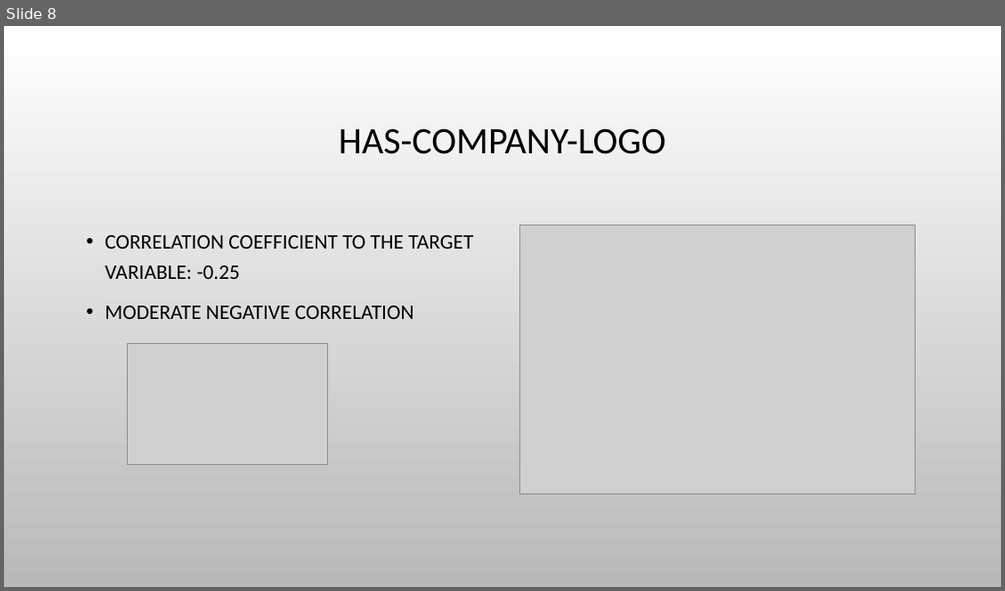
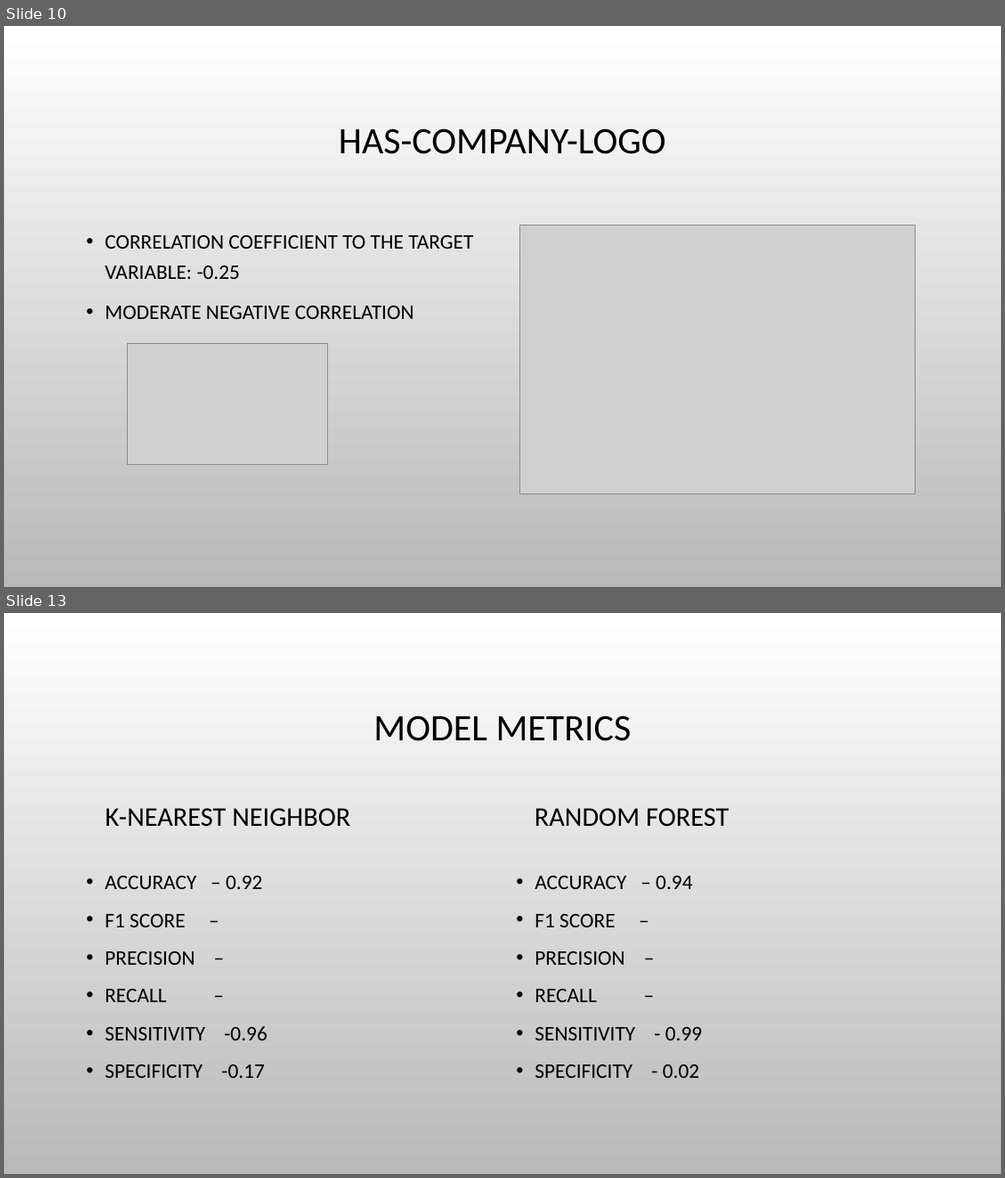
Before and after one commit to hjyoon16/Fake_Job_Post_Classification, a slide deck: 502projectPresentation.pptx. Shown one above the other, each under a label of ours: slide 8 before the commit, slides 10 and 13 after it; the slides between them are not shown. The pictures are 1005x591 and 1005x1178 pixels, drawn with LibreOffice and Linux fonts; fonts in the diff are those of the drawing; grey boxes stand for pictures; background and template pictures are left out. Boxes give left, top, right and bottom in pixels: in the first picture for what was removed or moved away, otherwise in the second. Text is boxed around its words. In the diff, an @@ line names an element or a change of style, - is before the commit and + after.

```diff
--- a/502projectPresentation.pptx
+++ b/502projectPresentation.pptx
@@ slide 13 added at [4,613,1001,1174], background picture (left out) @@
@@ title added at [373,715,631,741], 36 pt, text #000000 @@
+MODEL METRICS
@@ text added at [105,808,350,827], 26 pt, text #000000 @@
+K-NEAREST NEIGHBOR
@@ text added at [534,808,728,827], 26 pt, text #000000 @@
+RANDOM FOREST
@@ text added at [105,876,267,1078], 20 pt, text #000000 @@
+• ACCURACY – 0.92
+• F1 SCORE –
+• PRECISION –
+• RECALL –
+• SENSITIVITY -0.96
+• SPECIFICITY -0.17
@@ text added at [534,876,702,1078], 20 pt, text #000000 @@
+• ACCURACY – 0.94
+• F1 SCORE –
+• PRECISION –
+• RECALL –
+• SENSITIVITY - 0.99
+• SPECIFICITY - 0.02
@@ what was slide 8 is now slide 10 @@
```
Also in this commit, not shown: 2 slides changed, 4 other slides added.
